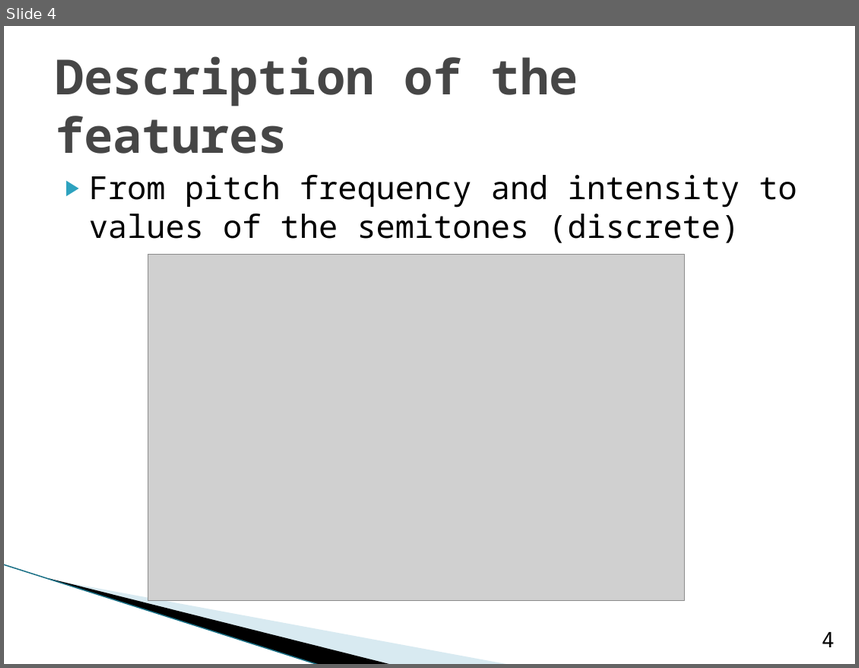
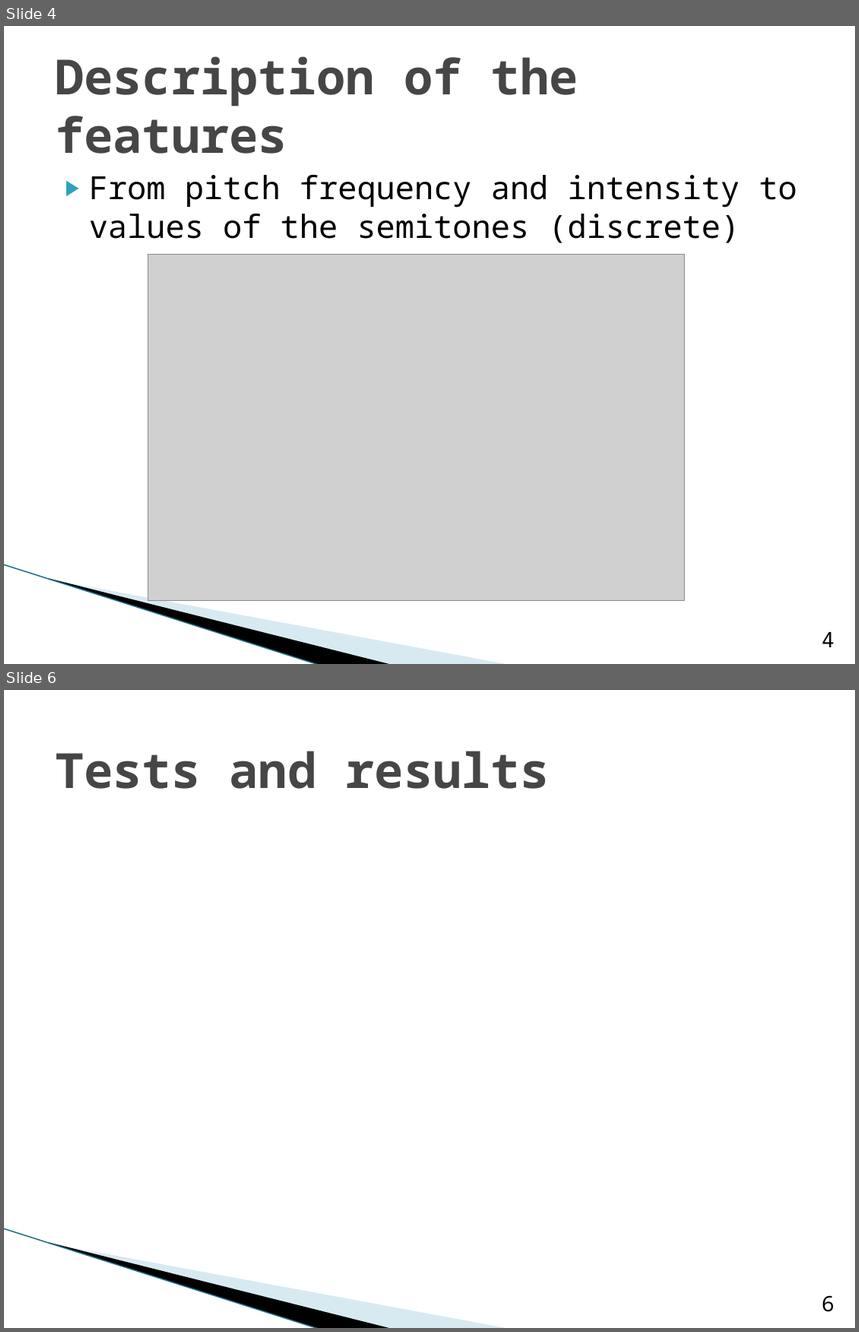
Before and after one commit to camusant/EQ2341ProjectMatlab62020, a slide deck: Final_Project/Final_Presentation.pptx. Shown one above the other, each under a label of ours: slide 4 before the commit, slides 4 and 6 after it; the slides between them are not shown. The pictures are 859x668 and 859x1332 pixels, drawn with LibreOffice and Linux fonts; fonts in the diff are those of the drawing; grey boxes stand for pictures; background and template pictures are left out. Boxes give left, top, right and bottom in pixels: in the first picture for what was removed or moved away, otherwise in the second. Text is boxed around its words. In the diff, an @@ line names an element or a change of style, - is before the commit and + after.

```diff
--- a/Final_Project/Final_Presentation.pptx
+++ b/Final_Project/Final_Presentation.pptx
@@ slide 6 added at <box>4,690,855,1328</box>, background #FFFFFF; not listed: 3 template elements that a slide beside it also shows @@
@@ title added at <box>55,751,550,789</box>, 41 pt, text #464646, bold @@
+Tests and results
@@ page number added at <box>822,1296,835,1312</box>, 18 pt, text #000000 @@
+6
```
Also in this commit, not shown: 2 other slides added, 1 slide removed.
